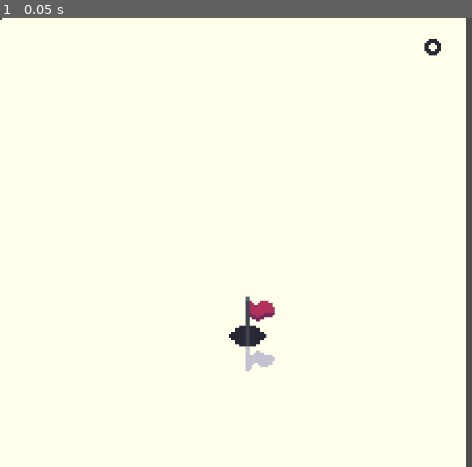
Above: before the commit, frame 1.
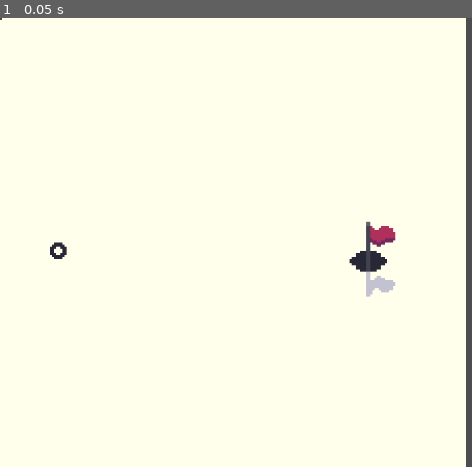
Above: after the commit, the same moment.

Repository: Pojemnik/golfech
Game: Godot game, scene res://main.tscn
Same seed, same stepped clock (60 frames per second), same inputs: the game is played once before the commit and once after it.
Inputs:
- Up to frame 1 (0.05 s): no input

The runs differ from the first frame. In frame 1, 1.7% of the frame differs, in the area x 10-94%, y 4-79%.

Commit message:
Add 2 level and fix water

Diff:
--- a/LevelTest.tscn
+++ b/Level1.tscn
@@ -1,11 +1,11 @@
-[gd_scene load_steps=11 format=3 uid="uid://jy4dwp4l4gor"]
+[gd_scene load_steps=11 format=3 uid="uid://bhoi4dhhi2nh5"]
 
-[ext_resource type="Texture2D" uid="uid://dfvcm1lcluy14" path="res://tex/playarea.png" id="1_8qnej"]
-[ext_resource type="Texture2D" uid="uid://1jiuc0mmdlb2" path="res://tex/flag.png" id="2_ncqfc"]
-[ext_resource type="PackedScene" path="res://ball.tscn" id="3_qgfn2"]
-[ext_resource type="PackedScene" uid="uid://de53sucdvbe4m" path="res://bunker.tscn" id="4_edmbx"]
-[ext_resource type="PackedScene" uid="uid://bil7klfgsihs8" path="res://wormhole.tscn" id="5_k505m"]
-[ext_resource type="Script" uid="uid://digcmhtjwatr2" path="res://water.gd" id="6_mujx1"]
+[ext_resource type="Texture2D" uid="uid://dfvcm1lcluy14" path="res://tex/playarea.png" id="1_wwdpc"]
+[ext_resource type="Texture2D" uid="uid://1jiuc0mmdlb2" path="res://tex/flag.png" id="2_6faey"]
+[ext_resource type="PackedScene" uid="uid://dv3jvvqi837e3" path="res://ball.tscn" id="3_nc7oo"]
+[ext_resource type="PackedScene" uid="uid://de53sucdvbe4m" path="res://bunker.tscn" id="4_6x3wt"]
+[ext_resource type="PackedScene" uid="uid://bil7klfgsihs8" path="res://wormhole.tscn" id="5_3453u"]
+[ext_resource type="Script" uid="uid://digcmhtjwatr2" path="res://water.gd" id="6_46pvi"]
 
 [sub_resource type="RectangleShape2D" id="RectangleShape2D_eqhe0"]
 size = Vector2(20, 120)
@@ -30,10 +30,10 @@
 [node name="Flag" type="Sprite2D" parent="."]
 texture_filter = 1
 position = Vector2(60, 76)
-texture = ExtResource("2_ncqfc")
+texture = ExtResource("2_6faey")
 offset = Vector2(0.5, 0)
 
-[node name="Ball" parent="." node_paths=PackedStringArray("spawnpoint") instance=ExtResource("3_qgfn2")]
+[node name="Ball" parent="." node_paths=PackedStringArray("spawnpoint") groups=["ball"] instance=ExtResource("3_nc7oo")]
 position = Vector2(104, 7)
 spawnpoint = NodePath("../Spawnpoint")
 
--- /dev/null
+++ b/Level2.tscn
@@ -0,0 +1,111 @@
+[gd_scene load_steps=10 format=3 uid="uid://jy4dwp4l4gor"]
+
+[ext_resource type="Texture2D" uid="uid://dfvcm1lcluy14" path="res://tex/playarea.png" id="1_8qnej"]
+[ext_resource type="Texture2D" uid="uid://1jiuc0mmdlb2" path="res://tex/flag.png" id="2_ncqfc"]
+[ext_resource type="PackedScene" uid="uid://dv3jvvqi837e3" path="res://ball.tscn" id="3_qgfn2"]
+[ext_resource type="PackedScene" uid="uid://de53sucdvbe4m" path="res://bunker.tscn" id="4_edmbx"]
+[ext_resource type="PackedScene" uid="uid://bil7klfgsihs8" path="res://wormhole.tscn" id="5_k505m"]
+[ext_resource type="Script" uid="uid://digcmhtjwatr2" path="res://water.gd" id="6_mujx1"]
+
+[sub_resource type="RectangleShape2D" id="RectangleShape2D_i2arf"]
+size = Vector2(20.121023, 20)
+
+[sub_resource type="RectangleShape2D" id="RectangleShape2D_8qnej"]
+size = Vector2(8, 8)
+
+[sub_resource type="WorldBoundaryShape2D" id="WorldBoundaryShape2D_8qnej"]
+distance = -112.0
+
+[node name="Node2D" type="Node2D"]
+
+[node name="Playarea" type="Sprite2D" parent="."]
+texture = ExtResource("1_8qnej")
+centered = false
+
+[node name="Spawnpoint" type="Node2D" parent="."]
+position = Vector2(14, 56)
+
+[node name="Flag" type="Sprite2D" parent="."]
+texture_filter = 1
+position = Vector2(89, 58)
+texture = ExtResource("2_ncqfc")
+offset = Vector2(0.5, 0)
+
+[node name="Ball" parent="." node_paths=PackedStringArray("spawnpoint") groups=["ball"] instance=ExtResource("3_qgfn2")]
+position = Vector2(14, 56)
+spawnpoint = NodePath("../Spawnpoint")
+
+[node name="Bunker" parent="." instance=ExtResource("4_edmbx")]
+position = Vector2(237, 196)
+
+[node name="Wormhole2" parent="." node_paths=PackedStringArray("output") instance=ExtResource("5_k505m")]
+position = Vector2(4, 56)
+output = NodePath("../Wormhole")
+
+[node name="Wormhole" parent="." node_paths=PackedStringArray("output") instance=ExtResource("5_k505m")]
+position = Vector2(108, 58)
+output = NodePath("../Wormhole2")
+
+[node name="Water" type="Area2D" parent="."]
+position = Vector2(58, 54)
+script = ExtResource("6_mujx1")
+
+[node name="CollisionShape2D" type="CollisionShape2D" parent="Water"]
+shape = SubResource("RectangleShape2D_i2arf")
+
+[node name="CollisionShape2D2" type="CollisionShape2D" parent="Water"]
+position = Vector2(8, -18)
+rotation = -0.5235988
+shape = SubResource("RectangleShape2D_i2arf")
+
+[node name="CollisionShape2D3" type="CollisionShape2D" parent="Water"]
+position = Vector2(0, 8)
+rotation = -1.0471976
+scale = Vector2(5, 0.5)
+shape = SubResource("RectangleShape2D_i2arf")
+
+[node name="CollisionShape2D4" type="CollisionShape2D" parent="Water"]
+position = Vector2(4, -39)
+rotation = -1.9006636
+scale = Vector2(2, 0.5)
+shape = SubResource("RectangleShape2D_i2arf")
+
+[node name="Node2D" type="Node2D" parent="."]
+
+[node name="StaticBody2D5" type="StaticBody2D" parent="Node2D"]
+position = Vector2(7.000004, 88.99999)
+rotation = 0.46251225
+
+[node name="CollisionShape2D" type="CollisionShape2D" parent="Node2D/StaticBody2D5"]
+scale = Vector2(15, 1)
+shape = SubResource("RectangleShape2D_8qnej")
+
+[node name="StaticBody2D6" type="StaticBody2D" parent="Node2D"]
+position = Vector2(8, 23)
+rotation = -0.46251225
+
+[node name="CollisionShape2D" type="CollisionShape2D" parent="Node2D/StaticBody2D6"]
+scale = Vector2(15, 1)
+shape = SubResource("RectangleShape2D_8qnej")
+
+[node name="StaticBody2D3" type="StaticBody2D" parent="."]
+
+[node name="CollisionShape2D" type="CollisionShape2D" parent="StaticBody2D3"]
+shape = SubResource("WorldBoundaryShape2D_8qnej")
+
+[node name="CollisionShape2D2" type="CollisionShape2D" parent="StaticBody2D3"]
+rotation = -1.5707964
+shape = SubResource("WorldBoundaryShape2D_8qnej")
+
+[node name="CollisionShape2D3" type="CollisionShape2D" parent="StaticBody2D3"]
+position = Vector2(112, 112)
+rotation = 3.1415927
+shape = SubResource("WorldBoundaryShape2D_8qnej")
+
+[node name="CollisionShape2D4" type="CollisionShape2D" parent="StaticBody2D3"]
+position = Vector2(112, 112)
+rotation = 1.5707964
+shape = SubResource("WorldBoundaryShape2D_8qnej")
+
+[connection signal="body_exited" from="Wormhole" to="Wormhole" method="_on_body_exited"]
+[connection signal="body_entered" from="Water" to="Water" method="_on_body_entered"]
--- a/main.tscn
+++ b/main.tscn
@@ -1,7 +1,7 @@
 [gd_scene load_steps=4 format=3 uid="uid://cir3h3iqn2nq0"]
 
 [ext_resource type="Shader" uid="uid://2kmpm3nsa0yf" path="res://hpx.gdshader" id="1_0xm2m"]
-[ext_resource type="PackedScene" uid="uid://jy4dwp4l4gor" path="res://LevelTest.tscn" id="2_0xm2m"]
+[ext_resource type="PackedScene" uid="uid://jy4dwp4l4gor" path="res://Level2.tscn" id="2_0xm2m"]
 
 [sub_resource type="ShaderMaterial" id="ShaderMaterial_h2yge"]
 shader = ExtResource("1_0xm2m")
--- a/project.godot
+++ b/project.godot
@@ -15,6 +15,10 @@
 config/features=PackedStringArray("4.5", "GL Compatibility")
 config/icon="res://icon.svg"
 
+[global_group]
+
+ball=""
+
 [input]
 
 lmb={
--- a/teleport.gd
+++ b/teleport.gd
@@ -3,9 +3,7 @@
 @export var output: Node2D;
 
 func _on_body_entered(body: Node2D) -> void:
-	if body.is_in_group("ball"):
-		body.teleport(output.position)
+	body.teleport(output.position)
 
 func _on_body_exited(body: Node2D) -> void:
-	if body.is_in_group("ball"):
-		body.teleported = false;
+	body.teleported = false;
--- a/wormhole.tscn
+++ b/wormhole.tscn
@@ -4,11 +4,11 @@
 
 [sub_resource type="CircleShape2D" id="CircleShape2D_haeiw"]
 
-[node name="Wormhole" type="Area2D" node_paths=PackedStringArray("output")]
+[node name="Wormhole" type="Area2D"]
 script = ExtResource("1_lhetx")
-output = NodePath("")
 
 [node name="CollisionShape2D" type="CollisionShape2D" parent="."]
+scale = Vector2(0.25, 1.25)
 shape = SubResource("CircleShape2D_haeiw")
 
 [connection signal="body_entered" from="." to="." method="_on_body_entered"]
Not shown: 2 places in Level1.tscn that only renumber resources
Not shown: 1 places in ball.tscn that only renumber resources
